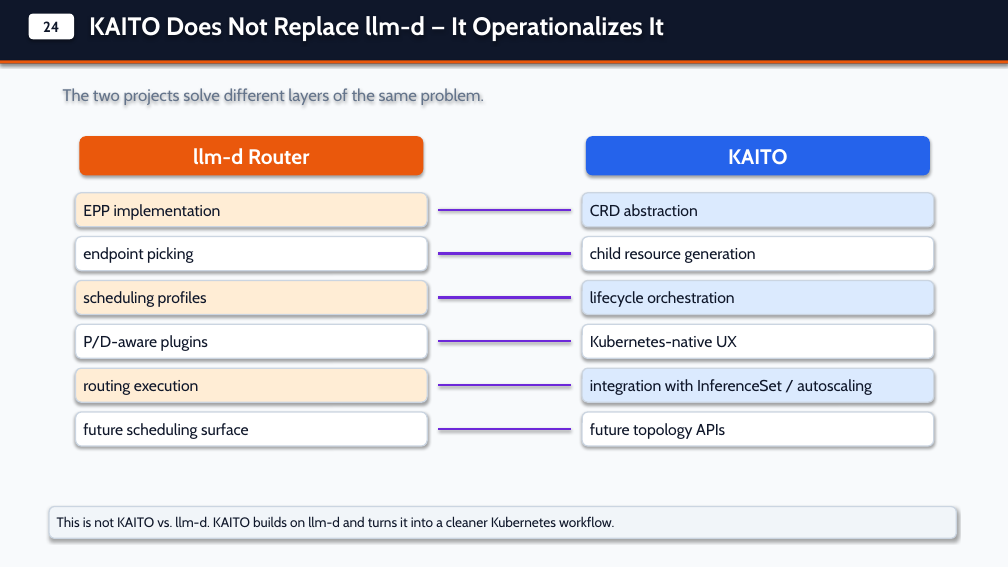
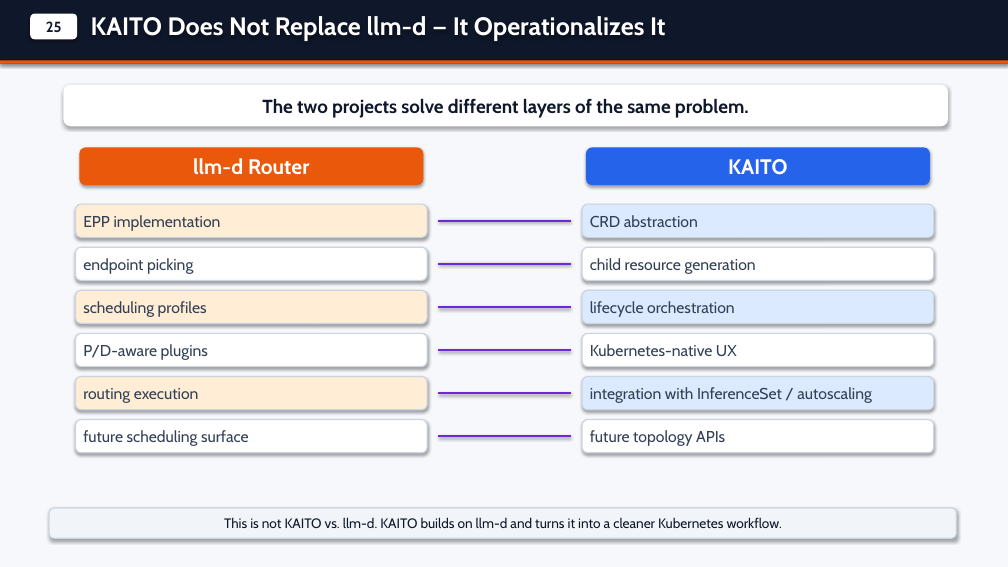
Before and after one commit to andyzhangx/demo, a slide deck: slide 9 of llm/kaito-llm-d-pd-slides.pptx (slide 8 before the commit). Drawn at 1008x567 pixels with LibreOffice and Linux fonts; fonts in the diff are those of the drawing. Boxes give left, top, right and bottom in pixels: in the first picture for what was removed or moved away, otherwise in the second. Text is boxed around its words. In the diff, an @@ line names an element or a change of style, - is before the commit and + after.

Commit message:
docs: align kaito llm-d pd deck with kubecon style

```diff
--- a/llm/kaito-llm-d-pd-slides.pptx
+++ b/llm/kaito-llm-d-pd-slides.pptx
@@ background #F8FAFC to #F6F8FC @@
@@ text in rounded rectangle at (x1=46, y1=21, x2=62, y2=32): text changed @@
-24
+25
@@ rounded rectangle "The two projects solve different ..." resized from (x1=63, y1=88, x2=485, y2=105) to (x1=64, y1=85, x2=948, y2=126) @@
@@ rounded rectangle "The two projects solve different ..." at (x1=64, y1=85, x2=948, y2=126): size 16 to 18 pt, text colour #64748B to #0F172A, bold on; alignment left to centre; fill none to #FFFFFF; shadow on @@
@@ text colour #0F172A to #334155; outline #CBD5E1 1.2 pt to #CBD5E1 1.1 pt in 12 elements at (x1=76, y1=420, x2=427, y2=453), (x1=582, y1=420, x2=934, y2=453), (x1=76, y1=377, x2=427, y2=410), (x1=582, y1=377, x2=934, y2=410), (x1=76, y1=333, x2=427, y2=367), (x1=582, y1=333, x2=934, y2=367), (x1=76, y1=290, x2=427, y2=324), (x1=582, y1=290, x2=934, y2=324), (x1=76, y1=247, x2=427, y2=281), (x1=582, y1=247, x2=934, y2=281), (x1=76, y1=204, x2=427, y2=237), (x1=582, y1=204, x2=934, y2=237) @@
@@ 14 rounded rectangles, 5 lines moved together from (x1=76, y1=136, x2=934, y2=446) to (x1=76, y1=147, x2=934, y2=453) @@
@@ line moved from (439, 429) - (571, 429) to (439, 436) - (571, 436) @@
@@ rounded rectangle "This is not KAITO vs. ..." at (x1=49, y1=508, x2=957, y2=538): alignment left to centre; outline #CBD5E1 1.2 pt to #CBD5E1 1.1 pt @@
```
Also in this commit, not shown: 9 other slides changed, 1 slide added, 1 other file.
